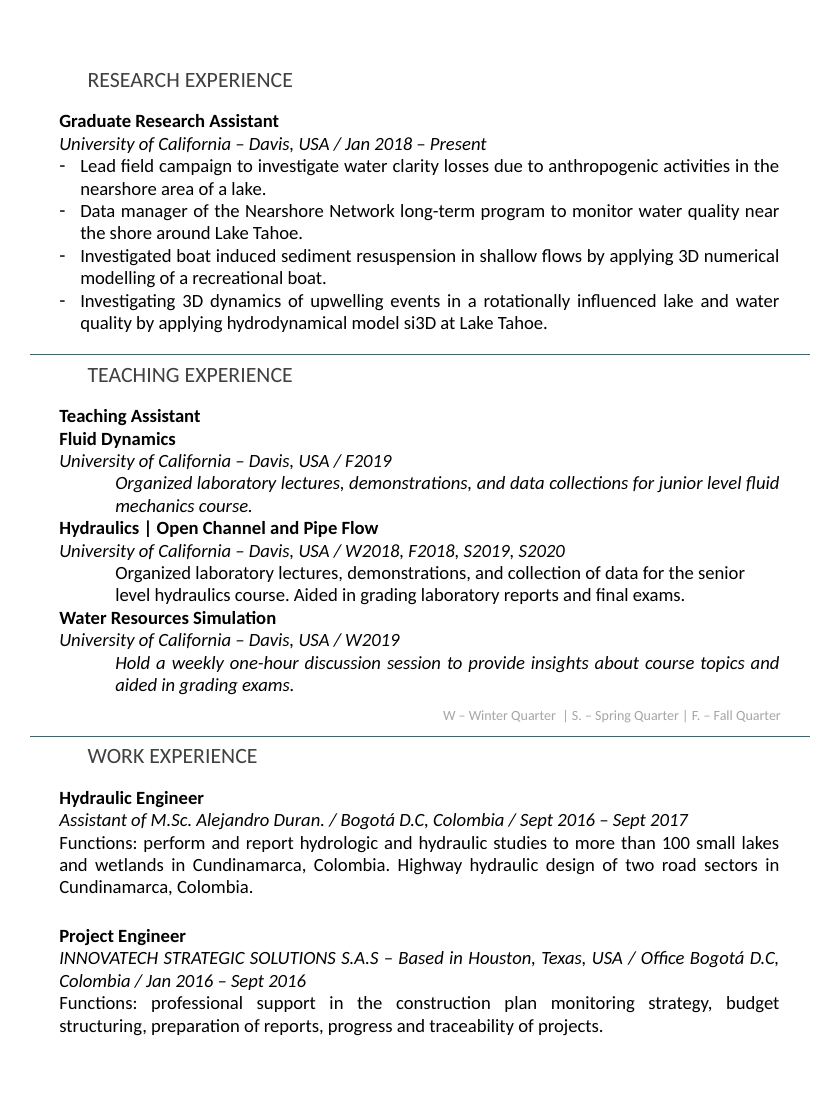
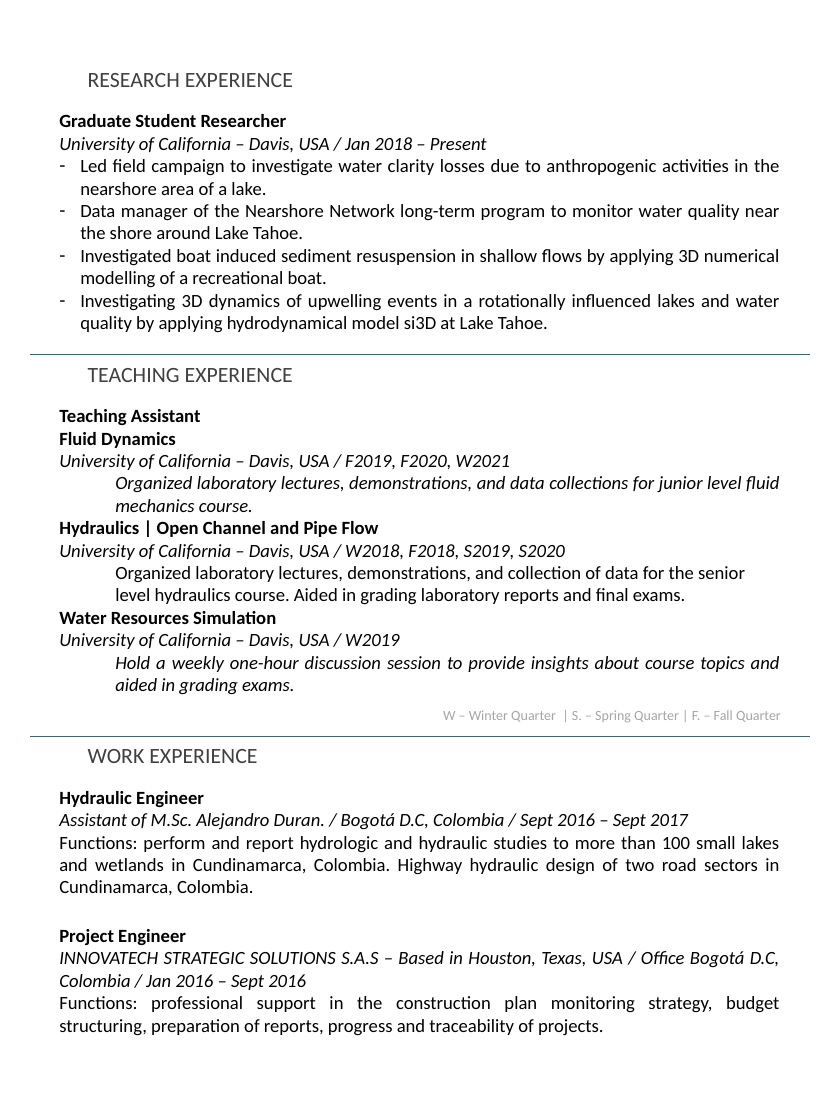
Before and after one commit to savalbuena/savalbuena.github.io, a slide deck: slide 2 of docs/CV_SV_2020_V1.pptx. Drawn at 840x1120 pixels with LibreOffice and Linux fonts; fonts in the diff are those of the drawing. Boxes give left, top, right and bottom in pixels: in the first picture for what was removed or moved away, otherwise in the second. Text is boxed around its words. In the diff, an @@ line names an element or a change of style, - is before the commit and + after.

```diff
--- a/docs/CV_SV_2020_V1.pptx
+++ b/docs/CV_SV_2020_V1.pptx
@@ text at (x1=59, y1=114, x2=287, y2=127): text changed @@
-Graduate Research Assistant
+Graduate Student Researcher
@@ text at (x1=80, y1=159, x2=779, y2=195): text changed @@
-‐ Lead field campaign to investigate water clarity losses due to anthropogenic activities in the nearshore area of a lake.
+‐ Led field campaign to investigate water clarity losses due to anthropogenic activities in the nearshore area of a lake.
@@ text at (x1=80, y1=294, x2=780, y2=332): text changed @@
-‐ Investigating 3D dynamics of upwelling events in a rotationally influenced lake and water quality by applying hydrodynamical model si3D at Lake Tahoe.
+‐ Investigating 3D dynamics of upwelling events in a rotationally influenced lakes and water quality by applying hydrodynamical model si3D at Lake Tahoe.
@@ text at (x1=59, y1=454, x2=510, y2=470): text changed @@
-University of California – Davis, USA / F2019
+University of California – Davis, USA / F2019, F2020, W2021
```
Also in this commit, not shown: 1 other slide changed, 3 other files.
